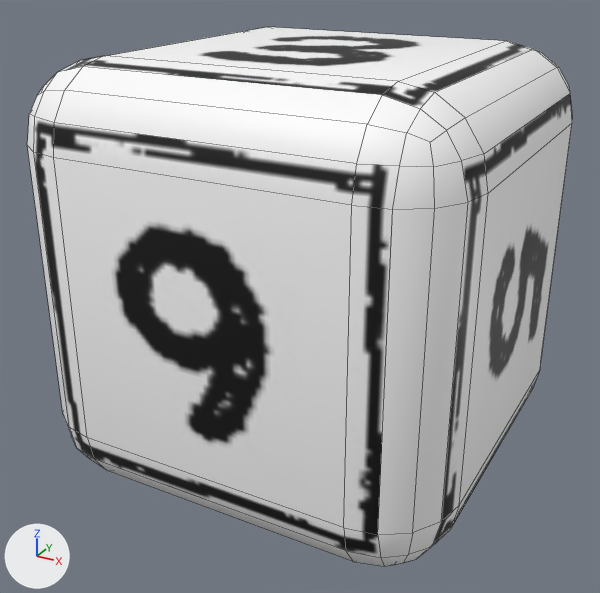
Before and after pictures for a commit that changed the FBX model Assets/Models/die.fbx.
One viewpoint serves both versions: a camera (50 mm lens) standing at (1.76, -3.36, 1.47) and looking at (-0.04, -0.1, -0.16). The axes (+X, +Y, +Z) are drawn at lower left. The lights are the same throughout. Mesh edges are drawn as thin lines. Where no turn or scale is listed for an object, it has been applied to the vertices.

Names of what the first picture shows: 'Die'.
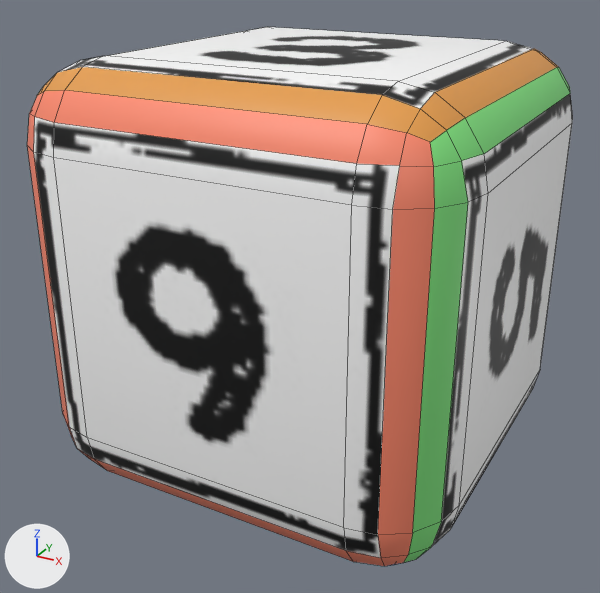
Pixel boxes (x1, y1, x2, y2) of what changed, in the pictures (600 x 593 px):
part 1 of me_cube_005, recoloured (white to orange)
    both: (38, 49, 558, 142)
part 2 of me_cube_005, recoloured (white to red)
    both: (27, 90, 435, 566)
part 3 of me_cube_005, recoloured (grey to green)
    both: (404, 67, 570, 562)

Diff of the bpy script that builds the scene:
```diff
--- a/Assets/Models/die.fbx.py
+++ b/Assets/Models/die.fbx.py
@@ mat_4_border @@
+mat_4_border = principled_material('4 border')
+mat_4_border.base_color = (0.221, 0.366, 1.0)  # blue #81a3ff
@@ mat_5_border @@
+mat_5_border = principled_material('5 border')
+mat_5_border.base_color = (0.227, 0.8, 0.22)  # green #83e781
@@ mat_3_border @@
+mat_3_border = principled_material('3 border')
+mat_3_border.base_color = (0.8, 0.343, 0.0686)  # orange #e79e4a
@@ mat_2_border @@
+mat_2_border = principled_material('2 border')
+mat_2_border.base_color = (0.168, 0.168, 0.168)  # grey #727272
@@ mat_6_border @@
+mat_6_border = principled_material('6 border')
+mat_6_border.base_color = (1.0, 0.256, 0.153)  # red #ff8a6d
@@ me_cube_005 @@
 me_cube_005.from_pydata(...)  # 152 vertices, 150 faces; spans x -1.0..1.0, y -1.0..1.0, z -1.0..1.0
 # used by ob_die; location = (0.0, 0.0, 0.0)
+# me_cube_005 part 1: all 16 faces centred in x -0.84..0.84, y -0.84..0.84, z 0.89..0.94 switch from mat_border (white #ffffff) to mat_3_border (orange #e79e4a)
+# me_cube_005 part 2: all 16 faces centred in x -0.84..0.84, y -0.94..-0.89, z -0.84..0.84 switch from mat_border (white #ffffff) to mat_6_border (red #ff8a6d)
+# me_cube_005 part 3: all 16 faces centred in x 0.89..0.94, y -0.84..0.84, z -0.84..0.84 switch from mat_border (white #ffffff) to mat_5_border (green #83e781)
 me_cube_005.materials.append(mat_6)
@@ me_cube_005 @@
 me_cube_005.materials.append(mat_5)
+me_cube_005.materials.append(mat_2_border)  # grey #727272
+me_cube_005.materials.append(mat_4_border)  # blue #81a3ff
```
